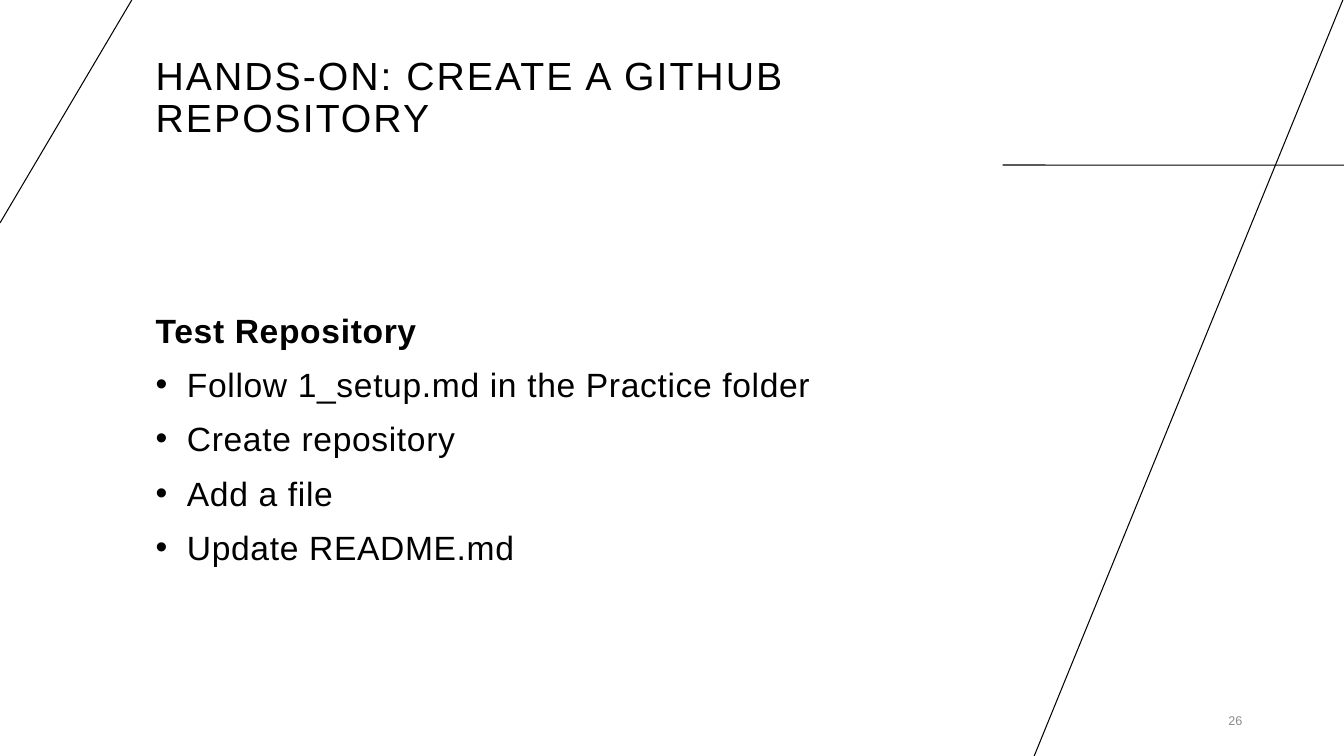
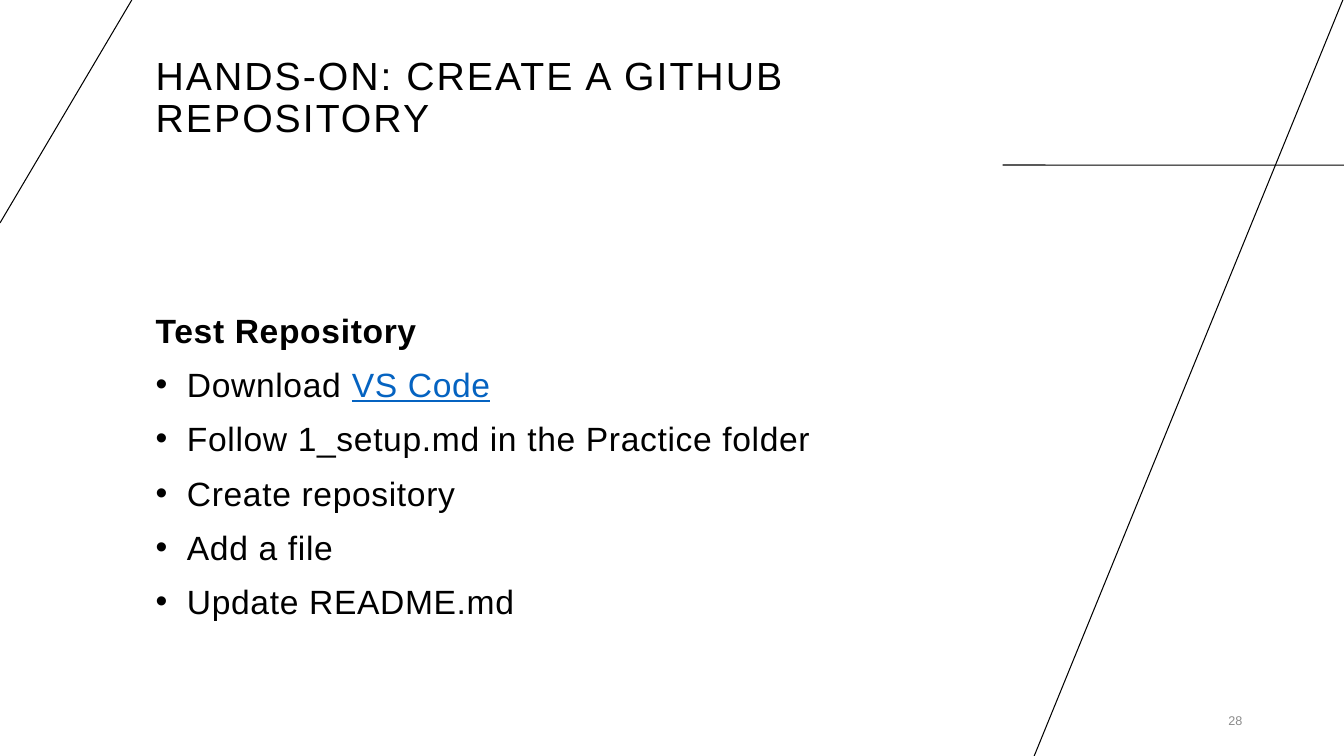
Before and after one commit to cassandra-hui/GitHub-Workshop, a slide deck: slide 28 of Day_1.pptx (slide 26 before the commit). Drawn at 1344x756 pixels with LibreOffice and Linux fonts; fonts in the diff are those of the drawing. Boxes give left, top, right and bottom in pixels: in the first picture for what was removed or moved away, otherwise in the second. Text is boxed around its words. In the diff, an @@ line names an element or a change of style, - is before the commit and + after.

```diff
--- a/Day_1.pptx
+++ b/Day_1.pptx
@@ text at (x1=187, y1=372, x2=490, y2=402): paragraph added @@
+  • Download VS Code
```
Also in this commit, not shown: 1 other slide changed, 3 slides added, 1 slide removed, 5 other files.
